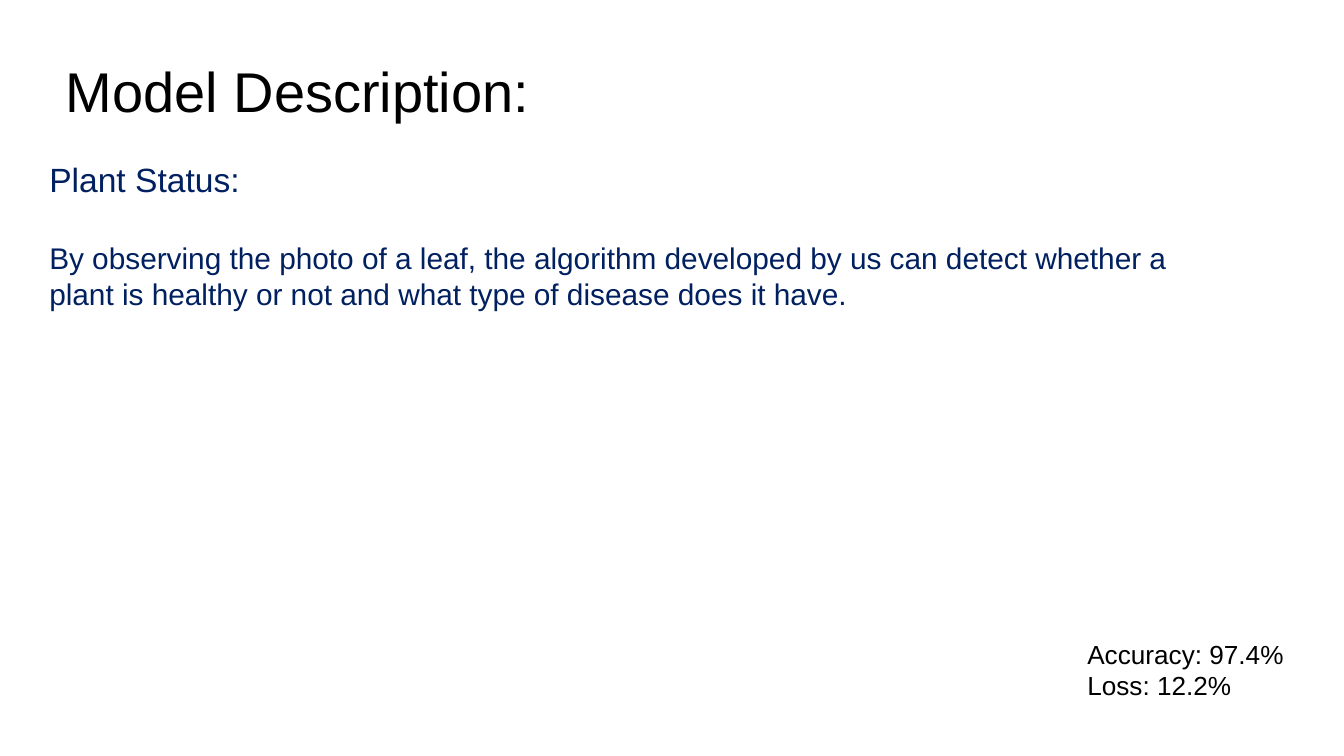
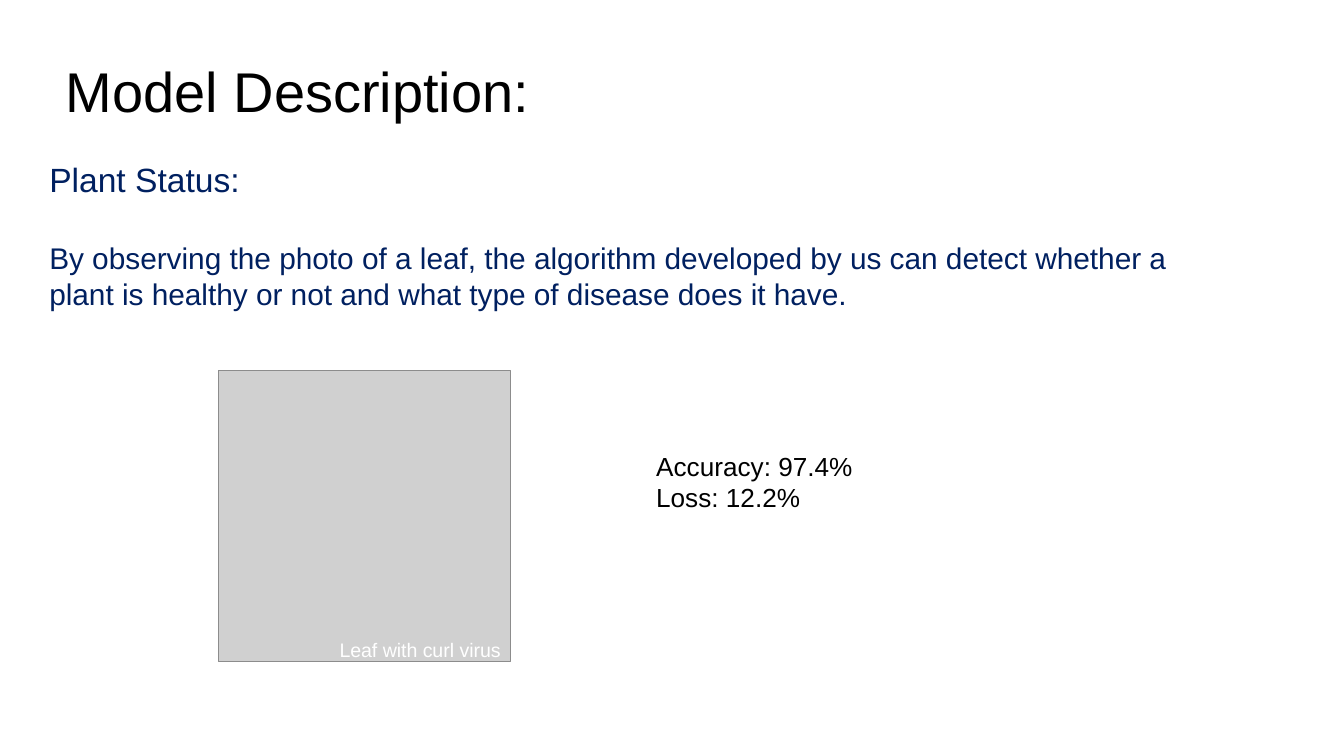
Before and after one commit to harshalplus1/hackmol4.0, a slide deck: slide 6 of HackMoL PPT Format.pptx (slide 5 before the commit). Drawn at 1344x756 pixels with LibreOffice and Linux fonts; fonts in the diff are those of the drawing; grey boxes stand for pictures; background and template pictures are left out. Boxes give left, top, right and bottom in pixels: in the first picture for what was removed or moved away, otherwise in the second. Text is boxed around its words. In the diff, an @@ line names an element or a change of style, - is before the commit and + after.

```diff
--- a/HackMoL PPT Format.pptx
+++ b/HackMoL PPT Format.pptx
@@ picture added at [218,371,509,663] @@
@@ text "Accuracy: 97.4%": place and size @@
-text "Accuracy: 97.4%" at [1087,645,1283,696]
+text "Accuracy: 97.4%" at [656,457,852,508]
@@ text added at [340,643,501,662], 10.5 pt, text #FFFFFF @@
+Leaf with curl virus
```
Also in this commit, not shown: 4 other slides changed, 5 slides added, 2 slides removed.
